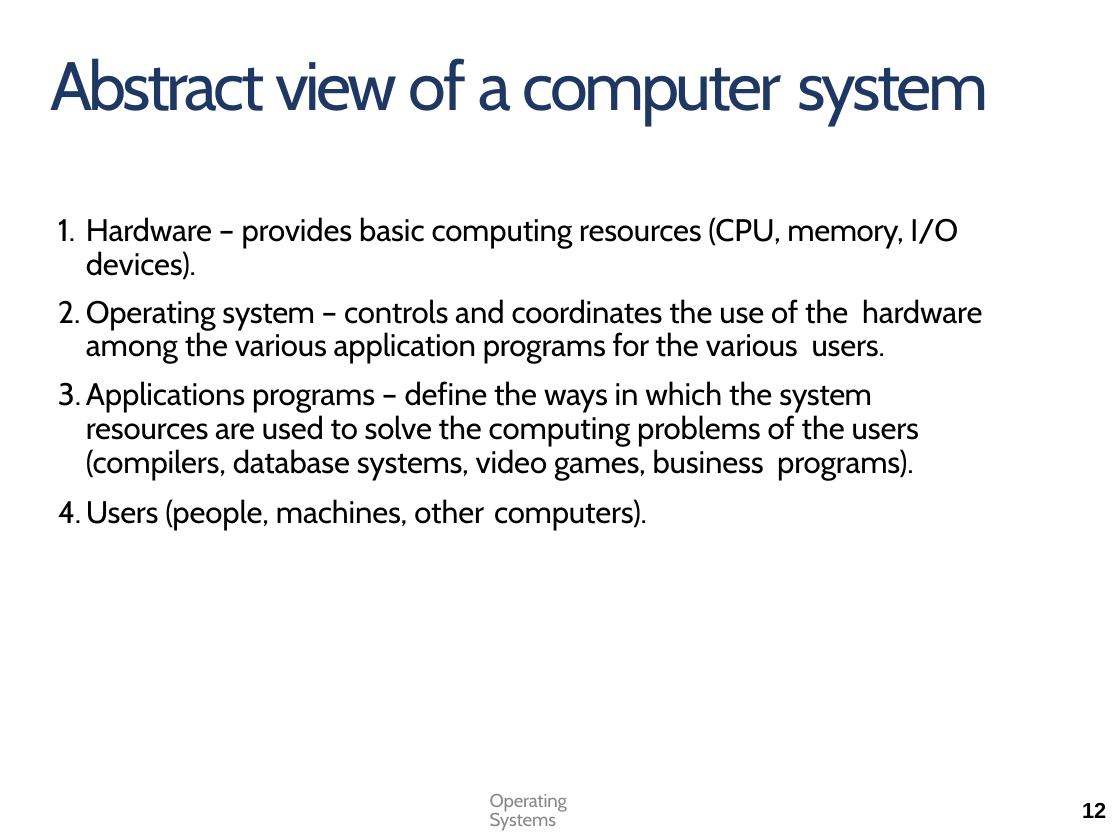
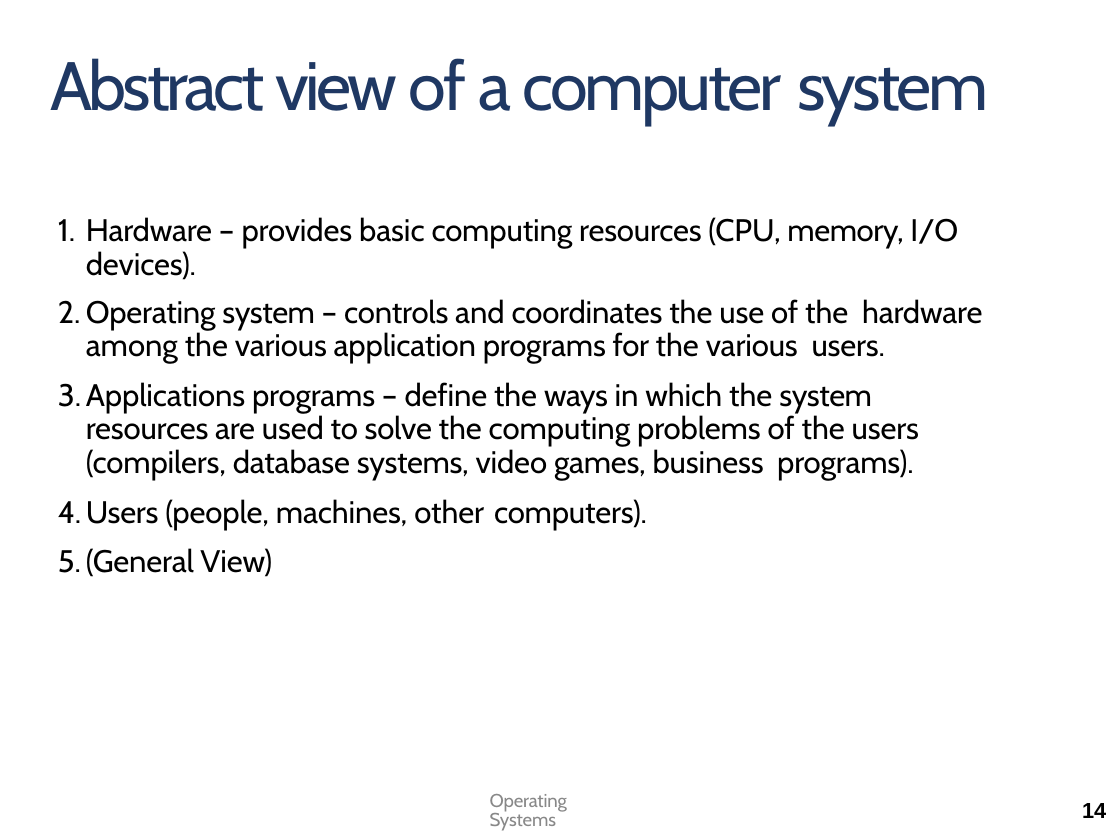
Before and after one commit to arjundontflex/notes.github.io, a slide deck: slide 14 of OS/OS_Module1_2023.pptx (slide 12 before the commit). Drawn at 1120x840 pixels with LibreOffice and Linux fonts; fonts in the diff are those of the drawing; background and template pictures are left out. Boxes give left, top, right and bottom in pixels: in the first picture for what was removed or moved away, otherwise in the second. Text is boxed around its words. In the diff, an @@ line names an element or a change of style, - is before the commit and + after.

```diff
--- a/OS/OS_Module1_2023.pptx
+++ b/OS/OS_Module1_2023.pptx
@@ text at [86,548,272,577]: paragraph added @@
+5. (General View)
@@ page number at [1082,803,1106,818]: text changed @@
-12
+14
```
Also in this commit, not shown: 10 other slides changed, 6 slides added, 5 other files.
